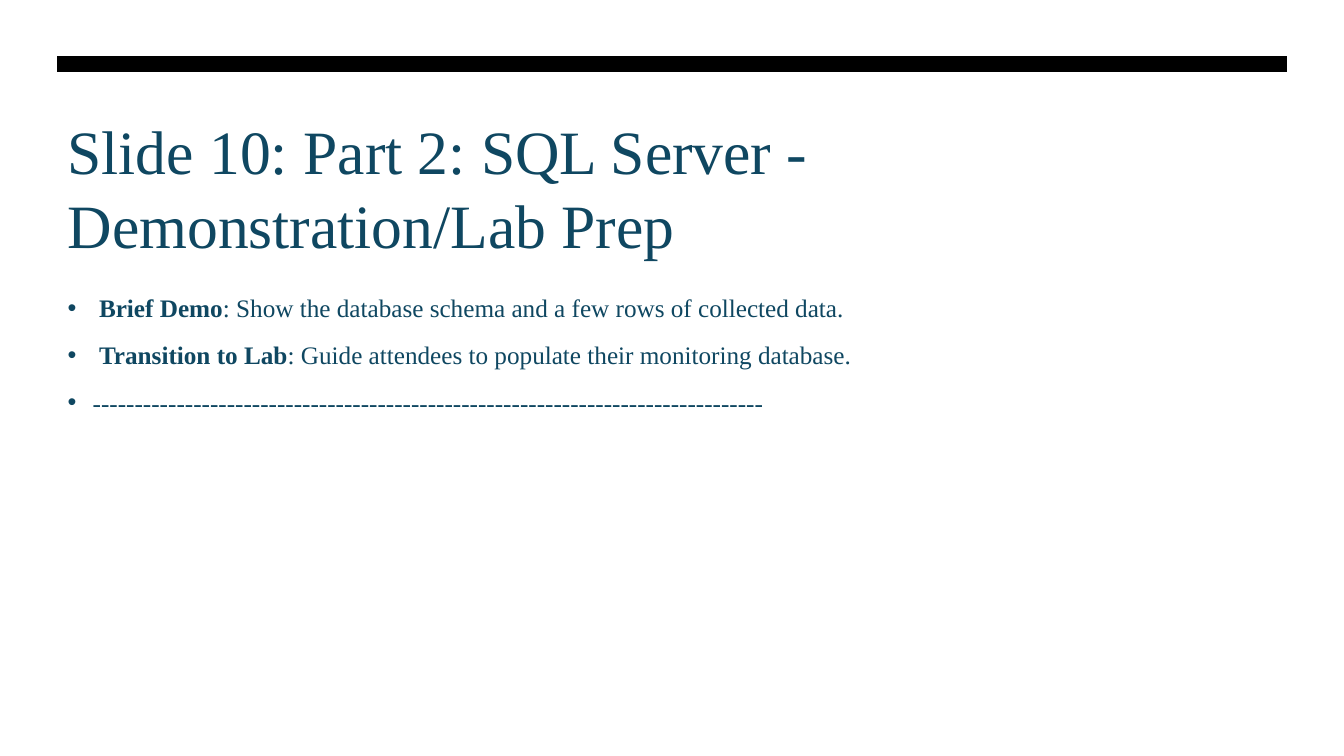
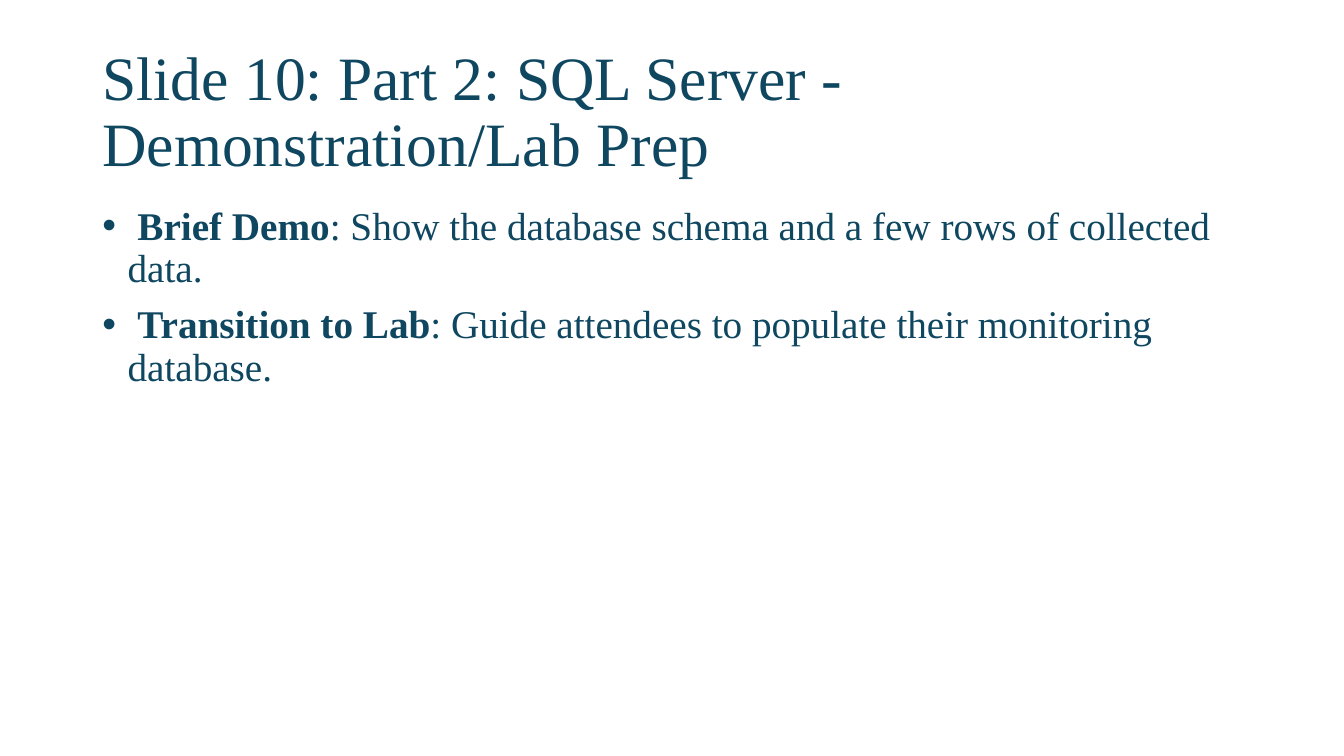
Before and after one commit to David-Seis/Presentations, a slide deck: slide 11 of Sessions/Build a Custom Monitoring Solution for your SQL Server Environment/2025-07-19 - SQLSATSF/Custom monitoring solution.pptx (slide 10 before the commit). Drawn at 1344x756 pixels with LibreOffice and Linux fonts; fonts in the diff are those of the drawing. Boxes give left, top, right and bottom in pixels: in the first picture for what was removed or moved away, otherwise in the second. Text is boxed around its words. In the diff, an @@ line names an element or a change of style, - is before the commit and + after.

Commit message:
Update presentation files for SQL Server sessions with new content

```diff
--- a/Sessions/Build a Custom Monitoring Solution for your SQL Server Environment/2025-07-19 - SQLSATSF/Custom monitoring solution.pptx
+++ b/Sessions/Build a Custom Monitoring Solution for your SQL Server Environment/2025-07-19 - SQLSATSF/Custom monitoring solution.pptx
@@ freeform shape removed at (57,56,1288,73) @@
@@ title "Slide 10: Part 2: SQL ...": place and size @@
-title "Slide 10: Part 2: SQL ..." at (68,131,772,260)
+title "Slide 10: Part 2: SQL ..." at (102,57,807,178)
@@ title "Slide 10: Part 2: SQL ..." at (102,57,807,178): line spacing 1 to 0.9; vertical alignment top to middle @@
@@ text at (128,212,1210,382): paragraph removed @@
-• --------------------------------------------------------------------------------
@@ text "Brief Demo: Show the database ...": place and size @@
-text "Brief Demo: Show the database ..." at (99,299,851,370)
+text "Brief Demo: Show the database ..." at (128,212,1210,382)
@@ text "Brief Demo: Show the database ..." at (128,212,1210,382): size 18 to 28 pt; line spacing 1.1 to 0.9 @@
```
Also in this commit, not shown: 18 other slides changed, 1 slide added, 1 slide removed, 2 other files.
